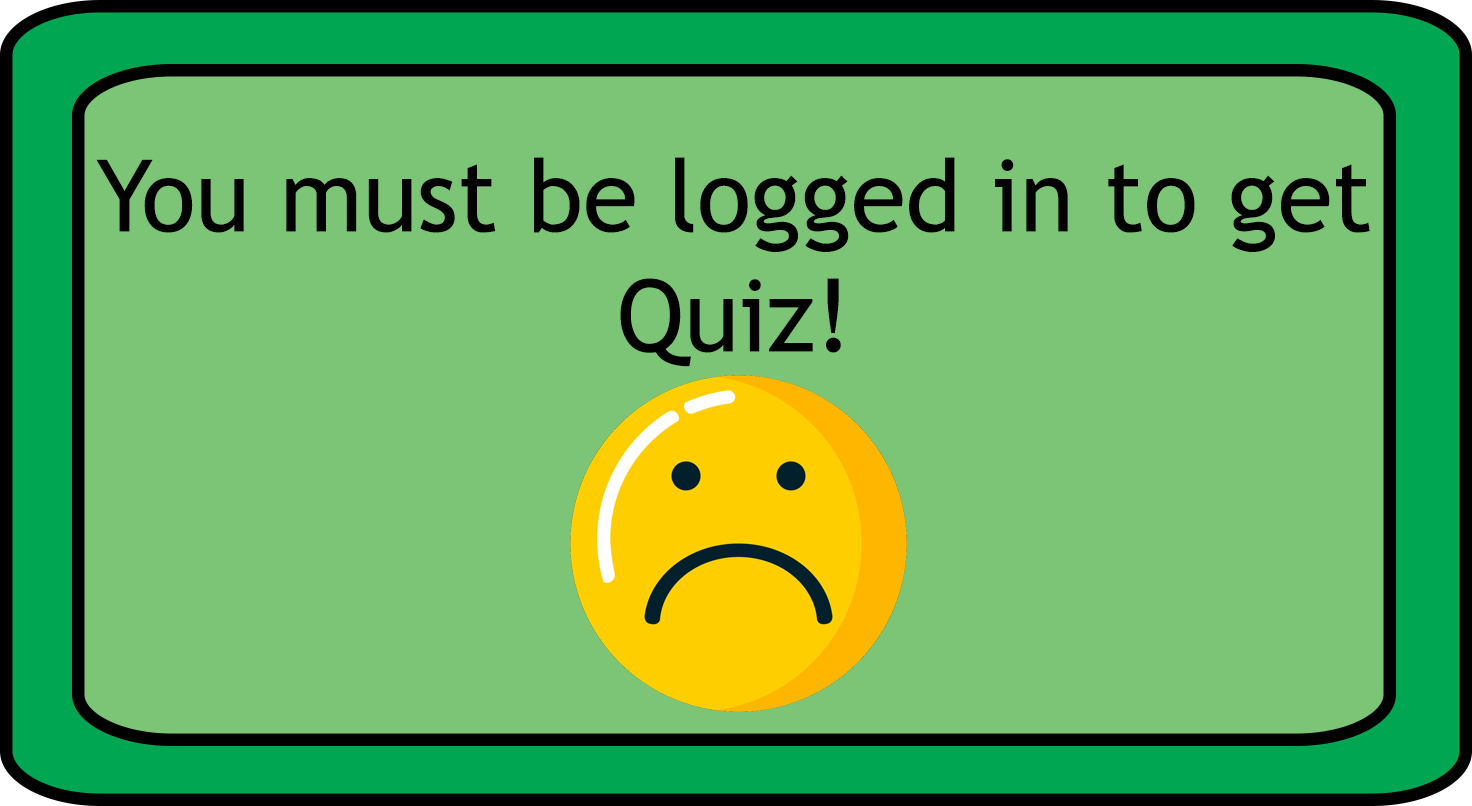
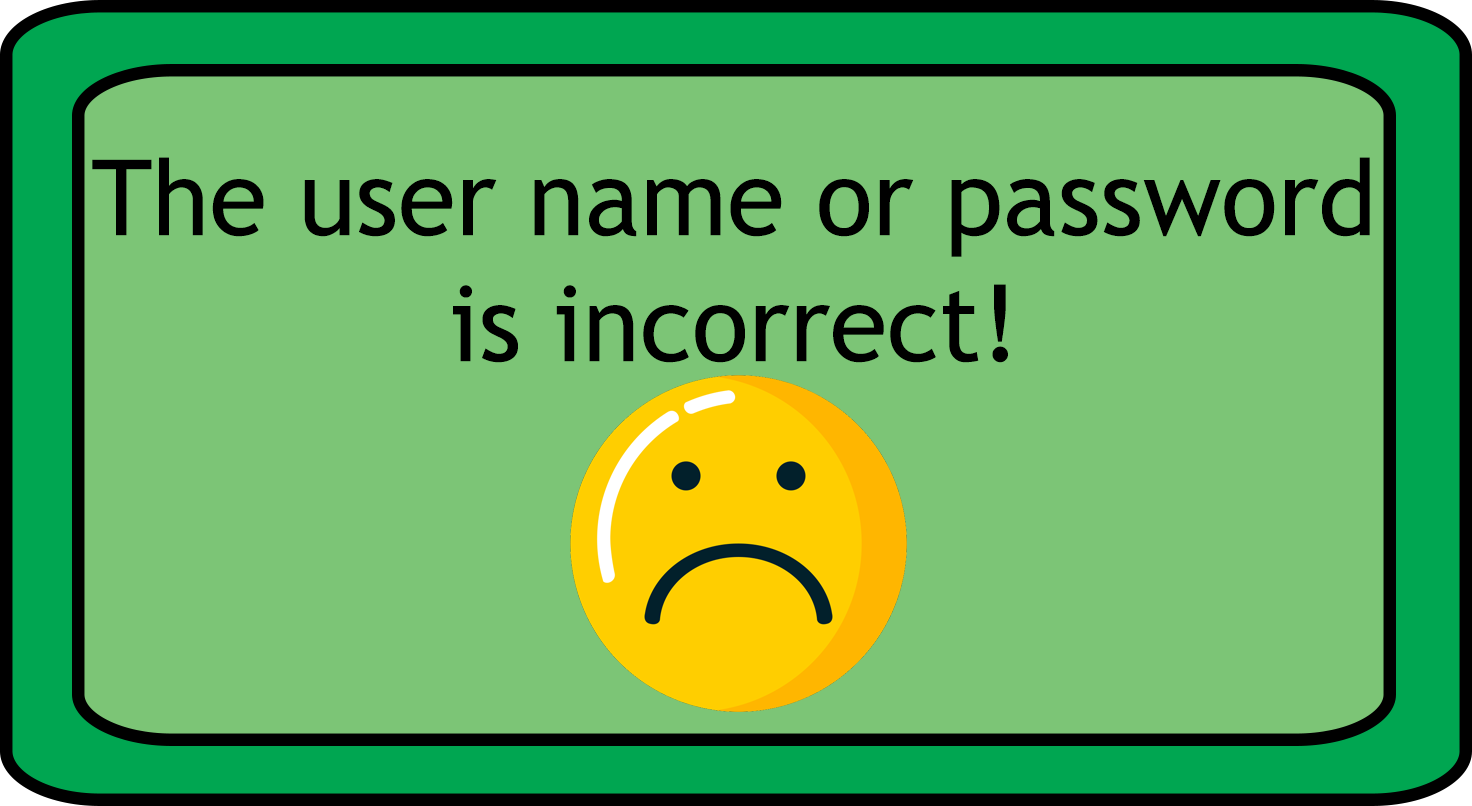
Layer changes from the first 1472 × 806 image to the second:
hid "You must be logged in to get Quiz!" over (x1=96, y1=157, x2=1370, y2=367)
added layer "The user name or password is incorrect!" above "You must be logged in to get Progress!" over (x1=92, y1=157, x2=1370, y2=363)
